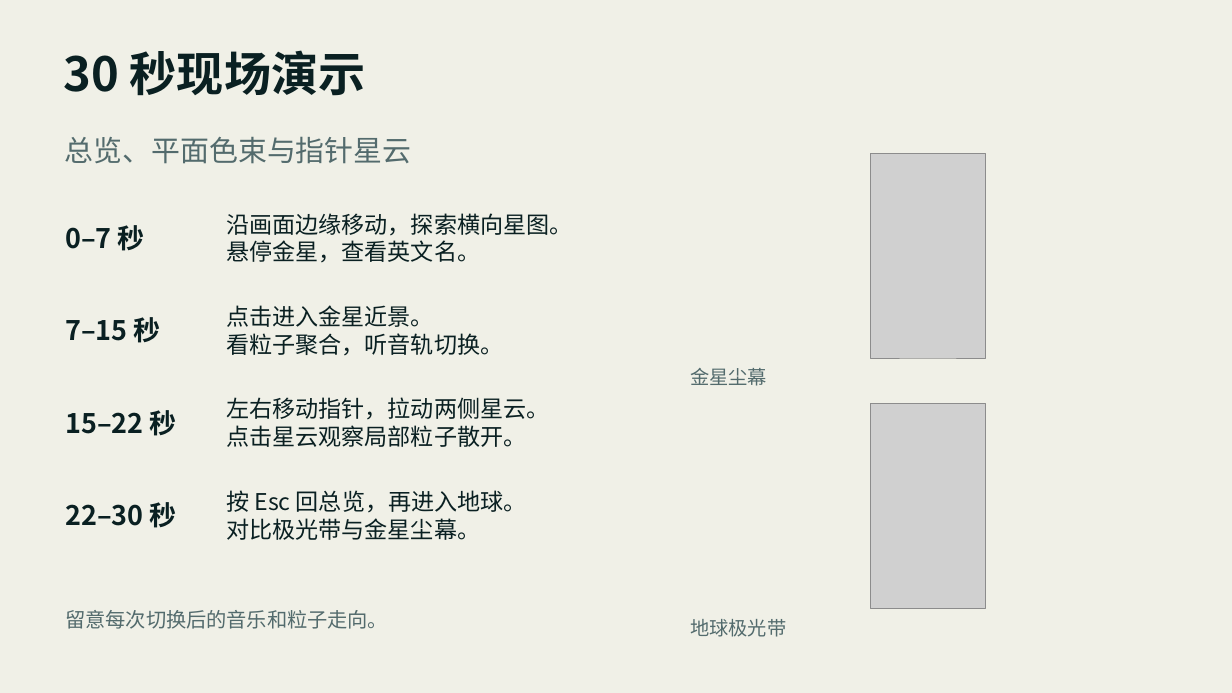
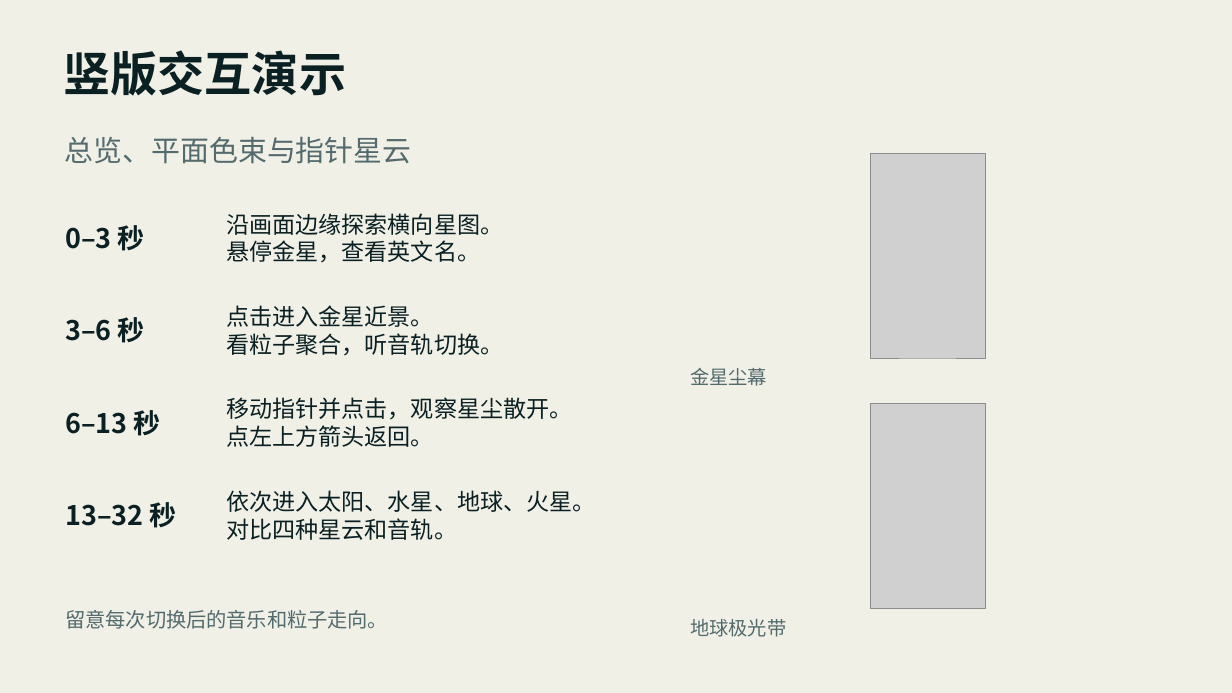
Before and after one commit to toki37644/TD, a slide deck: slide 9 of 深空回声·作品汇报.pptx (slide 8 before the commit). Drawn at 1232x693 pixels with LibreOffice and Linux fonts; fonts in the diff are those of the drawing; grey boxes stand for pictures. Boxes give left, top, right and bottom in pixels: in the first picture for what was removed or moved away, otherwise in the second. Text is boxed around its words. In the diff, an @@ line names an element or a change of style, - is before the commit and + after.

```diff
--- a/深空回声·作品汇报.pptx
+++ b/深空回声·作品汇报.pptx
@@ text at (64,50,347,96): text changed @@
-30 秒现场演示
+竖版交互演示
@@ text at (65,225,145,251): text changed @@
-0–7 秒
+0–3 秒
@@ text at (226,213,503,235): text changed @@
-沿画面边缘移动，探索横向星图。
+沿画面边缘探索横向星图。
@@ text at (65,317,145,343): text changed @@
-7–15 秒
+3–6 秒
@@ text at (65,410,161,436): text changed @@
-15–22 秒
+6–13 秒
@@ text at (226,397,572,447): text changed @@
-左右移动指针，拉动两侧星云。
-点击星云观察局部粒子散开。
+移动指针并点击，观察星尘散开。
+点左上方箭头返回。
@@ text at (65,502,177,528): text changed @@
-22–30 秒
+13–32 秒
@@ text at (226,490,596,540): text changed @@
-按 Esc 回总览，再进入地球。
-对比极光带与金星尘幕。
+依次进入太阳、水星、地球、火星。
+对比四种星云和音轨。
```
Also in this commit, not shown: 2 other slides changed, 1 slide added, 12 other files.
